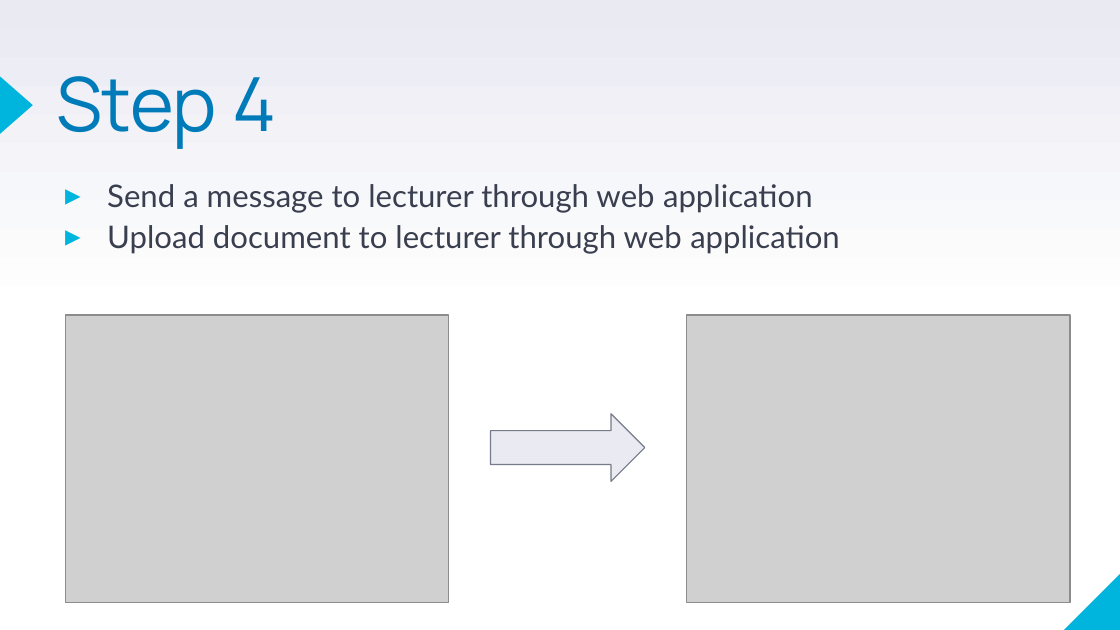
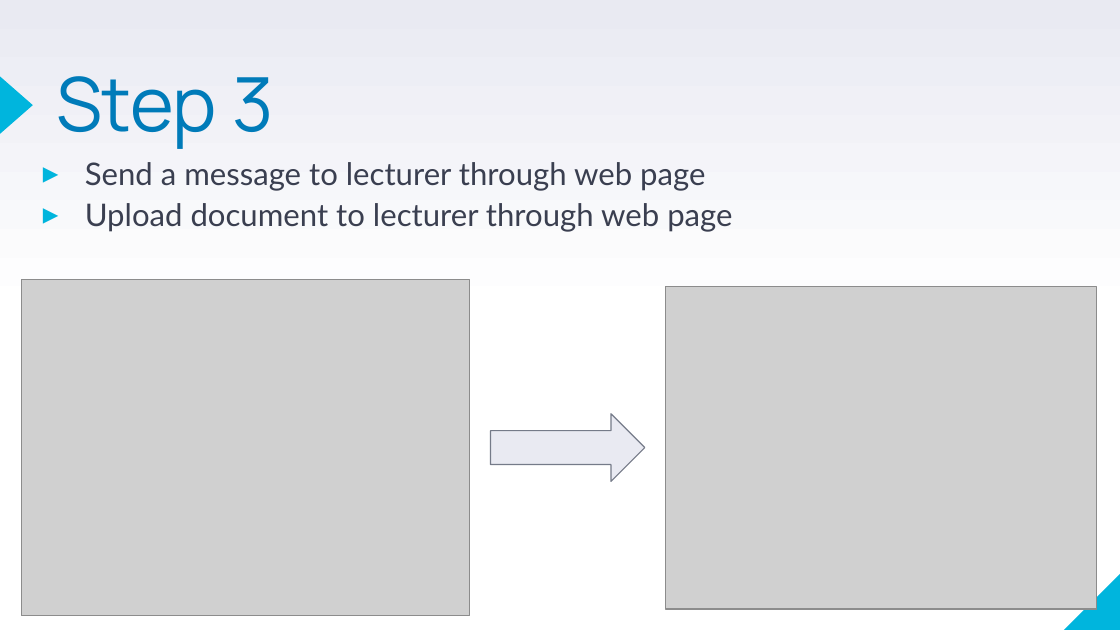
Before and after one commit to NotConfident/FaceRecognitionProject, a slide deck: slide 13 of P1 Project Presentation .pptx (slide 8 before the commit). Drawn at 1120x630 pixels with LibreOffice and Linux fonts; fonts in the diff are those of the drawing; grey boxes stand for pictures. Boxes give left, top, right and bottom in pixels: in the first picture for what was removed or moved away, otherwise in the second. Text is boxed around its words. In the diff, an @@ line names an element or a change of style, - is before the commit and + after.

```diff
--- a/P1 Project Presentation .pptx
+++ b/P1 Project Presentation .pptx
@@ title at box(56, 76, 273, 149): text changed @@
-Step 4
+Step 3
@@ text at box(85, 162, 732, 232): text changed @@
-▸ Send a message to lecturer through web application
-▸ Upload document to lecturer through web application
+▸ Send a message to lecturer through web page
+▸ Upload document to lecturer through web page
@@ picture: place and size @@
-picture at box(65, 315, 448, 603)
+picture at box(21, 279, 470, 615)
@@ picture: place and size @@
-picture at box(687, 315, 1070, 603)
+picture at box(665, 287, 1095, 609)
```
Also in this commit, not shown: 5 other slides changed, 6 slides added.
